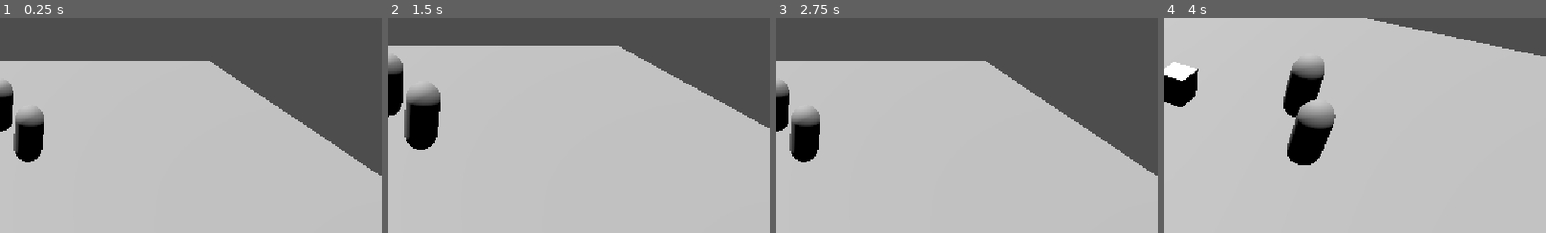
Above: before the commit, frames 1-4 (left to right).
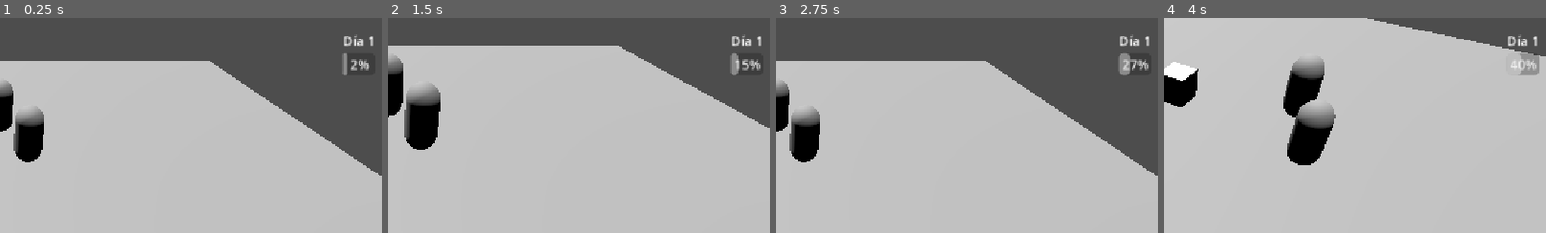
Above: after the commit, the same moments.

Repository: GonzaloDP/Proto-team-2
Game: Godot game, scene res://Escenas/Level.tscn
Two runs of this game, one before a commit and one after it. Both use one fixed random seed, a clock stepped at 60 frames per second and the inputs below.
Inputs (mouse positions are % of the whole screen's width and height, from its top left):
- Up to frame 1 (0.25 s): no input
- Up to frame 2 (1.5 s): tap Enter at 0.5 s; move the mouse to (72, 45) at 0.52 s; tap Mouse wheel up (camara_zoom_in) at 0.6 s; click (72, 45) at 0.67 s; move the mouse to (30, 55) at 1.27 s; tap Mouse wheel down (camara_zoom_out) at 1.35 s; click (30, 55) at 1.42 s
- Up to frame 3 (2.75 s): move the mouse to (60, 28) at 2.02 s; hold Middle mouse button (rotar) from 2.03 s (still down); click (60, 28) at 2.17 s
- Up to frame 4 (4 s): tap Space at 2.75 s; move the mouse to (45, 70) at 2.77 s; release Middle mouse button (rotar) at 2.78 s; tap Mouse wheel up (camara_zoom_in) at 2.85 s; click (45, 70) at 2.92 s; move the mouse to (80, 65) at 3.52 s; tap Mouse wheel down (camara_zoom_out) at 3.6 s; click (80, 65) at 3.67 s
The pictures show only the part of the screen within x 50-100%, y 0-50%; the shares and areas given below are measured in that part.

The runs differ from the first frame. In frame 1, 0.5% of the frame differs, in the area x 89-98%, y 7-27%; in frame 2, 0.6%; in frame 3, 0.7%; in frame 4, 0.6%.

Commit message:
Contador de días

Diff:
--- a/proto-team-2/Escenas/Level.tscn
+++ b/proto-team-2/Escenas/Level.tscn
@@ -9,8 +9,10 @@
 [ext_resource type="PackedScene" uid="uid://dxwtmug6edfw3" path="res://Escenas/Inventario.tscn" id="6_hc14g"]
 [ext_resource type="Script" uid="uid://bhryiebrp0c5" path="res://Scripts/selection_box.gd" id="6_o7ik0"]
 [ext_resource type="Script" uid="uid://dmcxvn345x7nl" path="res://Scripts/mouse_interaction.gd" id="7_418oe"]
+[ext_resource type="Script" uid="uid://c8wov27agejcy" path="res://Scripts/camera_rts.gd" id="8_hc14g"]
+[ext_resource type="Script" uid="uid://dyd7d6si64dbe" path="res://Scripts/day_ui.gd" id="9_iqjgs"]
 [ext_resource type="Script" uid="uid://deqso77pqnruo" path="res://Scripts/inventario_ui.gd" id="9_kcfce"]
-[ext_resource type="Script" uid="uid://c8wov27agejcy" path="res://Scripts/camera_rts.gd" id="8_hc14g"]
+[ext_resource type="Script" uid="uid://xyn54yubrflu" path="res://Scripts/day_manager.gd" id="12_6tp1g"]
 
 [node name="Level" type="Node3D" unique_id=1295018767]
 script = ExtResource("1_7l8dv")
@@ -72,6 +74,30 @@
 [node name="LabelComida" type="Label" parent="UI/InventarioUI/HBoxContainer" unique_id=874767175]
 layout_mode = 2
 
+[node name="DayUI" type="Control" parent="UI" unique_id=463724722]
+layout_mode = 3
+anchors_preset = 1
+anchor_left = 1.0
+anchor_right = 1.0
+offset_left = -59.0
+offset_top = 20.0
+offset_right = -19.0
+offset_bottom = 60.0
+grow_horizontal = 0
+scale = Vector2(1.225, 1.225)
+script = ExtResource("9_iqjgs")
+
+[node name="VBoxContainer" type="VBoxContainer" parent="UI/DayUI" unique_id=594506068]
+layout_mode = 0
+offset_right = 40.0
+offset_bottom = 54.0
+
+[node name="Dias" type="Label" parent="UI/DayUI/VBoxContainer" unique_id=1788123509]
+layout_mode = 2
+
+[node name="ProgresoDia" type="ProgressBar" parent="UI/DayUI/VBoxContainer" unique_id=234744608]
+layout_mode = 2
+
 [node name="MouseInteraction" type="Node" parent="." unique_id=1411286151]
 script = ExtResource("7_418oe")
 
@@ -88,3 +114,12 @@
 transform = Transform3D(1.0000001, 0, 0, 0, 0.99999994, 0, 0, 0, 0.99999994, 0, 0, 0)
 fov = 60.0
 script = ExtResource("4_s3uta")
+
+[node name="DayManager" type="Node" parent="." unique_id=687561421]
+script = ExtResource("12_6tp1g")
+
+[node name="Timer" type="Timer" parent="DayManager" unique_id=811959382]
+wait_time = 60.0
+autostart = true
+
+[connection signal="timeout" from="DayManager/Timer" to="DayManager" method="_on_timer_timeout"]
--- /dev/null
+++ b/proto-team-2/Scripts/day_manager.gd
@@ -0,0 +1,31 @@
+extends Node
+
+signal dia_cambio(nuevo_dia)
+signal progreso_dia_actualizado(progreso_dia)
+
+@onready var timer : Timer = $Timer
+
+@export var duracion_dia : float = 10.0
+
+var dia_actual : int = 1
+
+
+
+# Called when the node enters the scene tree for the first time.
+func _ready() -> void:
+	timer.wait_time = duracion_dia
+	timer.start()
+	pass # Replace with function body.
+
+
+# Called every frame. 'delta' is the elapsed time since the previous frame.
+func _process(delta: float) -> void:
+	var progreso_dia = 1.0 - (timer.time_left / duracion_dia)
+	progreso_dia_actualizado.emit(progreso_dia)
+	pass
+
+
+func _on_timer_timeout() -> void:
+	dia_actual += 1
+	dia_cambio.emit(dia_actual)
+	pass # Replace with function body.
--- /dev/null
+++ b/proto-team-2/Scripts/day_ui.gd
@@ -0,0 +1,24 @@
+extends Control
+
+@onready var day_manager = $"../../DayManager"
+@onready var label_dia = $VBoxContainer/Dias
+@onready var barra_dias = $VBoxContainer/ProgresoDia
+
+
+func _ready() -> void:
+	day_manager.dia_cambio.connect(actualizar_dia)
+	day_manager.progreso_dia_actualizado.connect(actualizar_progreso)
+
+	label_dia.text = "Día " + str(day_manager.dia_actual)
+
+
+
+
+func _process(delta: float) -> void:
+	pass
+
+func actualizar_dia(nuevo_dia):
+	label_dia.text = "Día " + str(nuevo_dia)
+
+func actualizar_progreso(progreso):
+	barra_dias.value = progreso * 100
Not shown, added: proto-team-2/Scripts/day_manager.gd.uid
Not shown, added: proto-team-2/Scripts/day_ui.gd.uid
